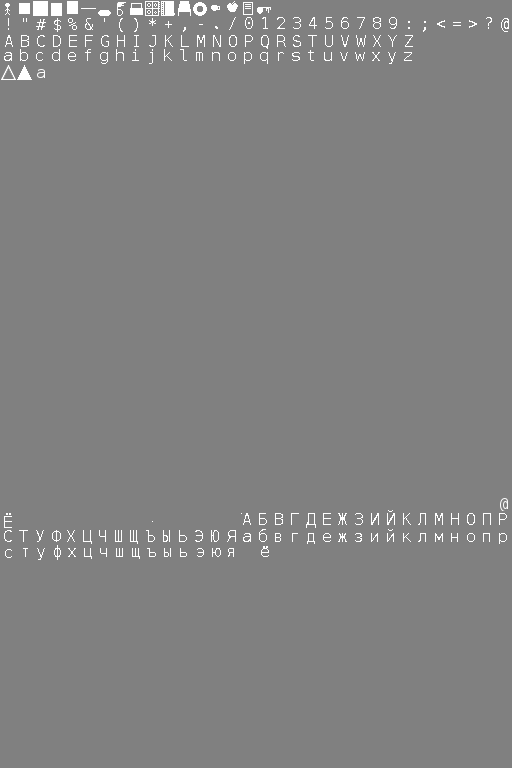
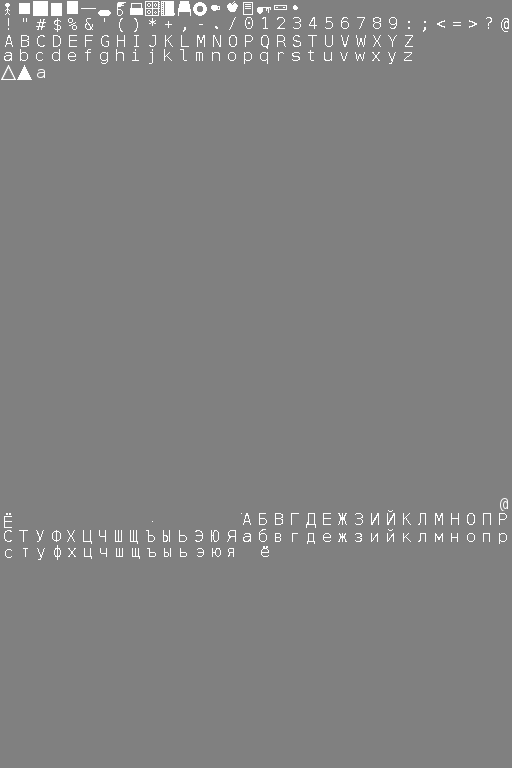
Layer changes from the first 512x768 image to the second:
painted on "char1" over [274, 5, 298, 10]
